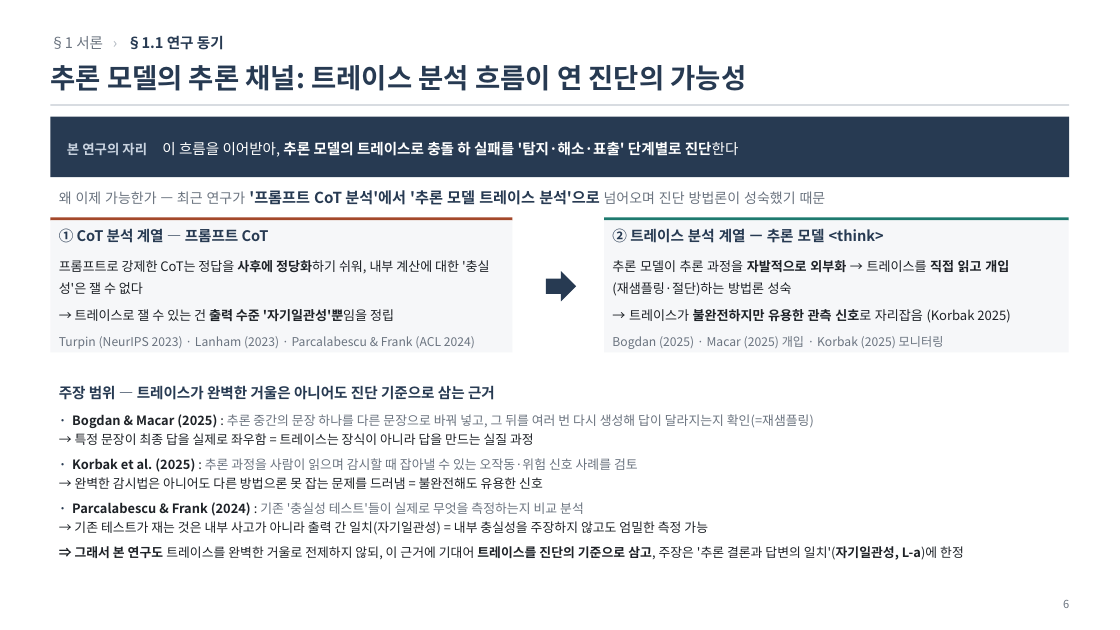
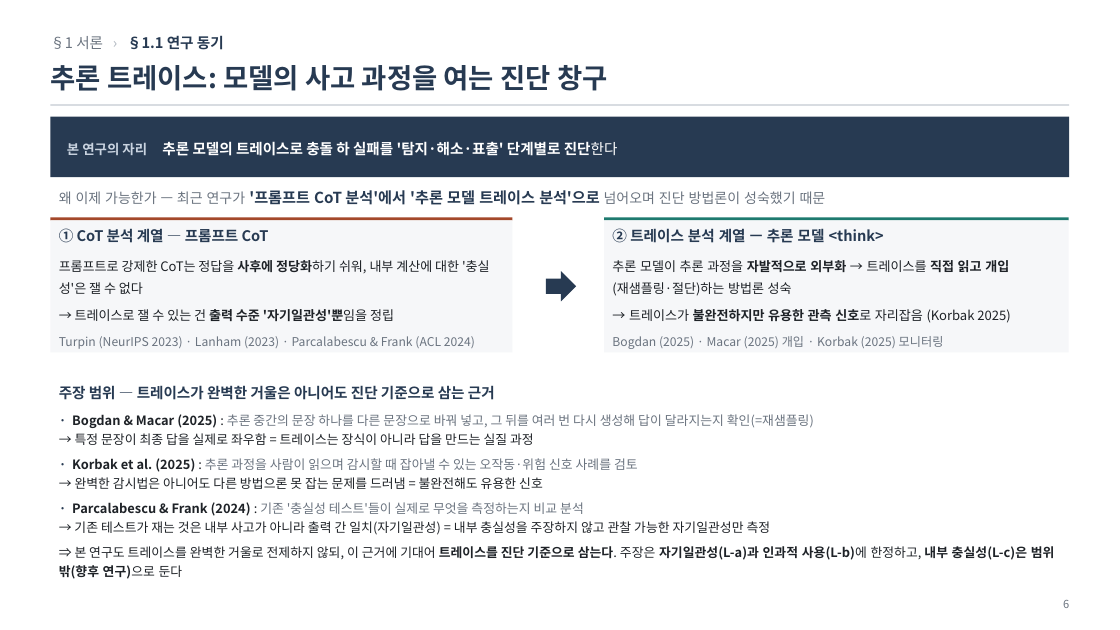
Before and after one commit to jin-ryu/thinkconflict, a slide deck: slide 6 of docs/ThinkConflict_연구보고.pptx. Drawn at 1120x630 pixels with LibreOffice and Linux fonts; fonts in the diff are those of the drawing. Boxes give left, top, right and bottom in pixels: in the first picture for what was removed or moved away, otherwise in the second. Text is boxed around its words. In the diff, an @@ line names an element or a change of style, - is before the commit and + after.

```diff
--- a/docs/ThinkConflict_연구보고.pptx
+++ b/docs/ThinkConflict_연구보고.pptx
@@ text at (50,65,607,91): text changed @@
-추론 모델의 추론 채널: 트레이스 분석 흐름이 연 진단의 가능성
+추론 트레이스: 모델의 사고 과정을 여는 진단 창구
@@ text in rectangle at (67,141,618,156): text changed @@
-본 연구의 자리 이 흐름을 이어받아, 추론 모델의 트레이스로 충돌 하 실패를 '탐지·해소·표출' 단계별로 진단한다
+본 연구의 자리 추론 모델의 트레이스로 충돌 하 실패를 '탐지·해소·표출' 단계별로 진단한다
@@ text at (59,502,1055,579): text changed @@
-· Parcalabescu & Frank (2024) : 기존 '충실성 테스트'들이 실제로 무엇을 측정하는지 비교 분석
-→ 기존 테스트가 재는 것은 내부 사고가 아니라 출력 간 일치(자기일관성) = 내부 충실성을 주장하지 않고도 엄밀한 측정 가능
-⇒ 그래서 본 연구도 트레이스를 완벽한 거울로 전제하지 않되, 이 근거에 기대어 트레이스를 진단의 기준으로 삼고, 주장은 '추론 결론과 답변의 일치'(자기일관성, L-a)에 한정
+· Parcalabescu & Frank (2024) : 기존 '충실성 테스트'들이 실제로 무엇을 측정하는지 비교 분석
+→ 기존 테스트가 재는 것은 내부 사고가 아니라 출력 간 일치(자기일관성) = 내부 충실성을 주장하지 않고 관찰 가능한 자기일관성만 측정
+⇒ 본 연구도 트레이스를 완벽한 거울로 전제하지 않되, 이 근거에 기대어 트레이스를 진단 기준으로 삼는다. 주장은 자기일관성(L-a)과 인과적 사용(L-b)에 한정하고, 내부 충실성(L-c)은 범위 밖(향후 연구)으로 둔다
```
Also in this commit, not shown: 17 other slides changed, 2 slides removed, 3 other files.
